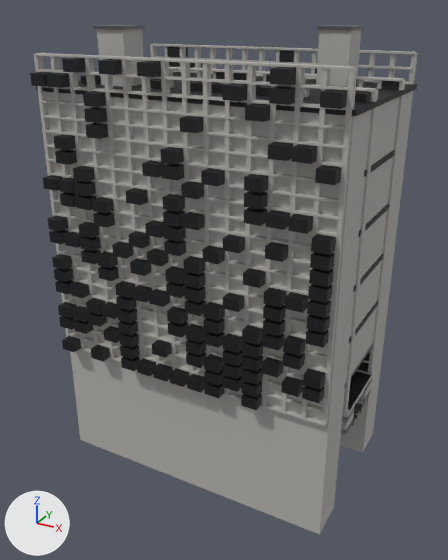
A saved change to the FBX model Assets/_Project/04.Art/02.Models/Megastructure/SM_Mega_Citadel.fbx.
Both versions are drawn from a 50 mm camera at (119.0, -219.0, 179.0) aimed at (0.0, -4.0, 71.0). Lighting does not change. The marker at lower left points along +X, +Y and +Z. The picture after the commit comes second. Where no turn or scale is listed for an object, it has been applied to the vertices. Vertices at exactly the same position are counted once.

In view in the first picture: 'SM_Mega_Citadel'.
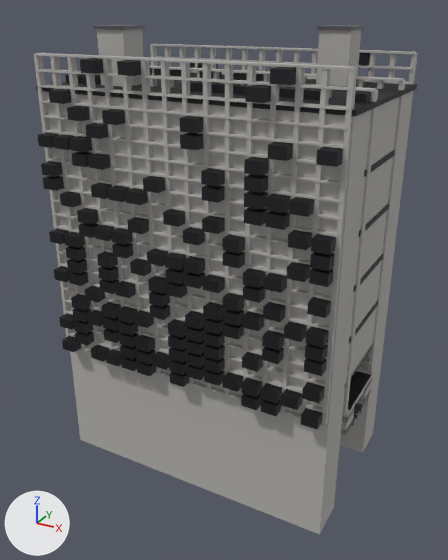
Edits to the bpy script that builds the scene:
```text
Change me_sm_mega_citadel:
    used by ob_sm_mega_citadel; location = (0.0, 0.0, 0.0)
    remove me_sm_mega_citadel.from_pydata(...)  # 12412 vertices, 9330 faces; spans x -63.0..63.0, y -43.0..43.0, z -14.0..173.0
    add me_sm_mega_citadel.from_pydata(...)  # 12348 vertices, 9282 faces; spans x -63.0..63.0, y -43.0..43.0, z -14.0..173.0
    me_sm_mega_citadel part 1: 574 loose pieces with 4592 vertices, spanning x -61.0..61.0, y -43.0..43.0, z 33.0..163.0, are deleted
    me_sm_mega_citadel part 2: 2432 vertices added at x -61.0..61.0, y 16.0..43.0, z 33.0..163.0
    me_sm_mega_citadel part 3: 2096 vertices added at x -61.0..61.0, y -43.0..-16.0, z 41.0..163.0
    other edits to the shape of me_sm_mega_citadel do not show in these pictures
```

Location of each change, (x1, y1, x2, y2) in pixels of the pictures (448 x 560 px):
'SM_Mega_Citadel', reshaped
    before: (30, 25, 418, 534)
    after: (34, 25, 418, 534)
part 1 of me_sm_mega_citadel, deleted
    before: (30, 46, 399, 398)
part 2 of me_sm_mega_citadel, added (mostly hidden)
    after: (154, 52, 370, 81)
part 3 of me_sm_mega_citadel, added
    after: (38, 58, 343, 429)
